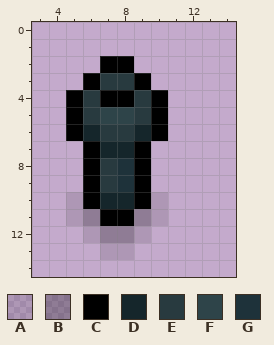
Pixel-art sprite: src/main/resources/objects/soultorch_off.png. The picture above was drawn from the file before the commit.
The file is 32x32 pixels, drawn in blocks of 2x2; one block is one cell here. Colours within 5 levels of each other are drawn and written as one. Shown: x 3..14, y 0..14.
Palette (. is transparent): A #0000001d  B #00000045  C #000000  D #15262b  E #283a3f  F #2e4449  G #1e323a
After:
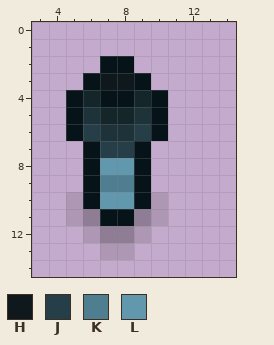
Colours new in this view: H #0f191d  J #253e48  K #4f7e91  L #6198ad
The edit:
colour C: #000000 -> #06141a
Changed rows in their new state; - is a pixel that keeps its letter.
first column x 6:
 3 -HH-
 4 D--D
 5 GDDG
 6 JGGJ
 7 -JJ-
 8 -LL-
 9 -KK-
10 -LL-
Boxes around the changes in both pictures, in picture pixels (x1, y1, x2, y2):
changed: (66, 56, 168, 226)
